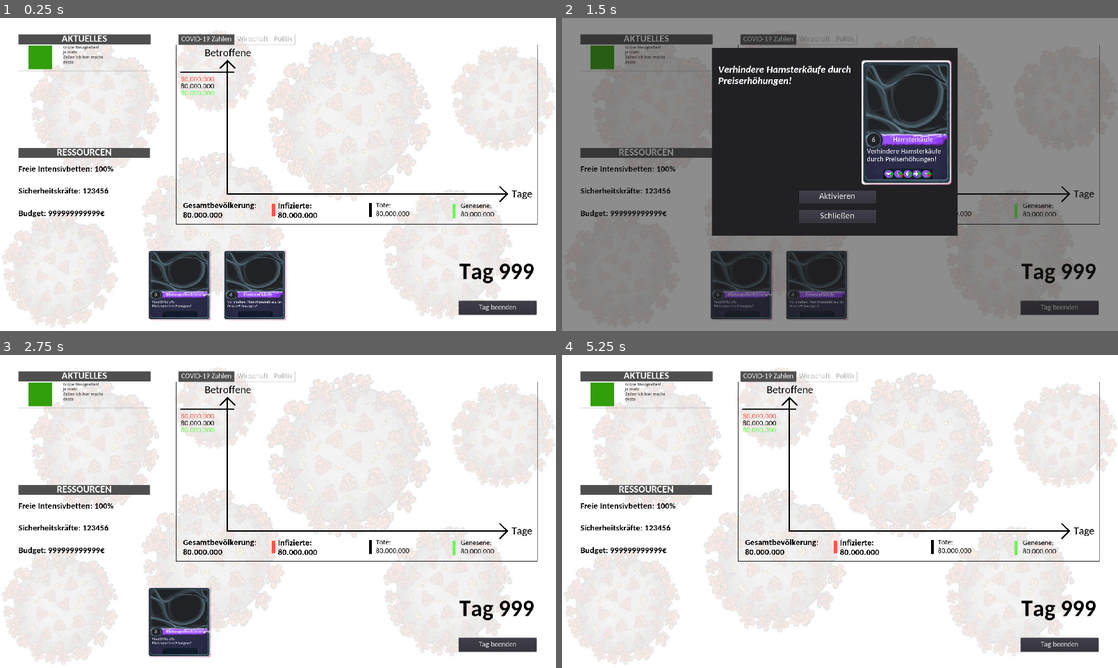
Above: before the commit, frames 1-4 (two rows, left to right).
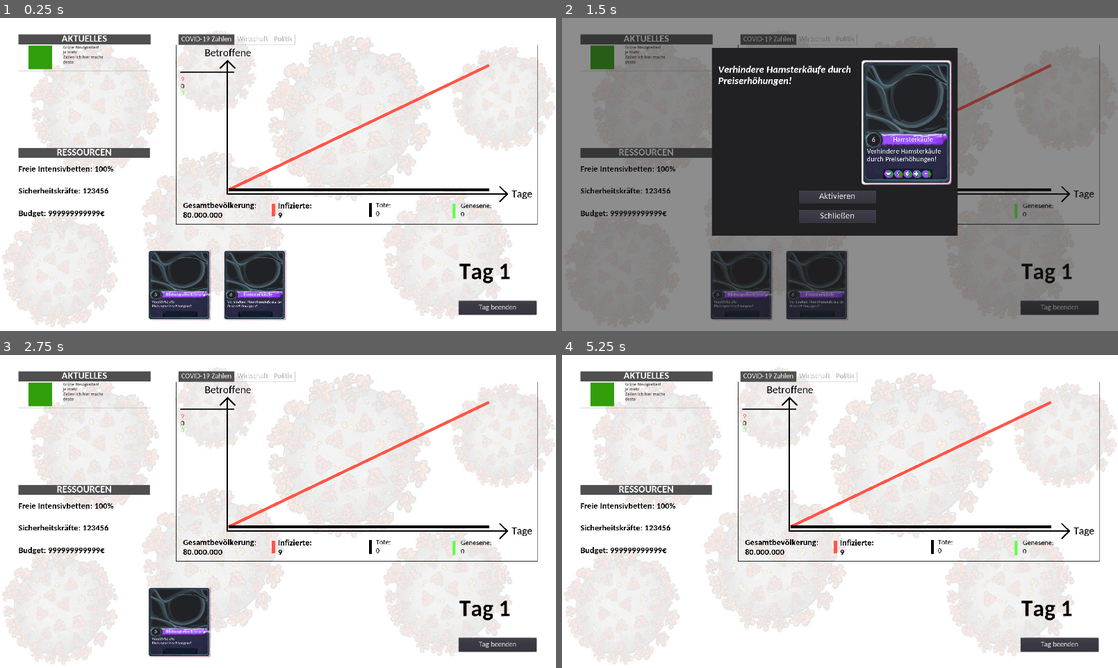
Above: after the commit, the same moments.

Repository: Cards-against-Corona/Cards-against-Corona
Game: Godot game, scene res://Scenes and Scripts/View/Game.tscn
Two runs of this game, one before a commit and one after it. Both use one fixed random seed, a clock stepped at 60 frames per second and the inputs below. Before the commit the project starts from res://Scenes and Scripts/Game.tscn.
Inputs:
- Up to frame 1 (0.25 s): no input
- Up to frame 2 (1.5 s): click "Bildungseinrichtungen" at 0.5 s; click "Hamsterkäufe" at 1.25 s
- Up to frame 3 (2.75 s): click "Aktivieren" at 2 s
- Up to frame 4 (5.25 s): click "Bildungseinrichtungen" at 2.75 s; click "Schließen" at 3.5 s; click "Bildungseinrichtungen" at 4.25 s; click "Aktivieren" at 5 s

The runs differ from the first frame. In frame 1, 1.4% of the frame differs, in the area x 32-96%, y 14-84%; in frame 2, 0.5%; in frame 3, 1.4%; in frame 4, 1.4%.
Error before the commit: Parse Error: The identifier "card" isn't declared in the current scope. (res://Scenes)

Commit message:
Split into MVC

Diff:
--- a/Scenes and Scripts/Logic.gd
+++ b/Scenes and Scripts/Controller/Logic.gd
@@ -89,7 +89,7 @@
 	#daily costs currently not implemented
 
 func registerEvent(event):
-	handleCostsOrConsequences(card)
+	handleCostsOrConsequences(event)
 
 func handleCostsOrConsequences(obj):
 	if obj.Bettenkosten != "0" and criticalCareBeds > 0:
--- a/Scenes and Scripts/EineKarte.tscn
+++ b/Scenes and Scripts/View/EineKarte.tscn
@@ -3,7 +3,7 @@
 [ext_resource path="res://Assets/Ergebnisse/card_title.png" type="Texture" id=1]
 [ext_resource path="res://Assets/Fonts/Carlito-Bold.ttf" type="DynamicFontData" id=2]
 [ext_resource path="res://Assets/Fonts/Carlito-Italic.ttf" type="DynamicFontData" id=3]
-[ext_resource path="res://Scenes and Scripts/EineKarte.gd" type="Script" id=4]
+[ext_resource path="res://Scenes and Scripts/View/EineKarte.gd" type="Script" id=4]
 
 [sub_resource type="DynamicFont" id=1]
 size = 20
--- a/Scenes and Scripts/Game.gd
+++ b/Scenes and Scripts/View/Game.gd
@@ -27,7 +27,7 @@
 # Anzahl der Gesunden
 var wirk_Gesunde = 0
 
-var logic = load("res://Scenes and Scripts/Logic.gd").new()
+var logic = load("res://Scenes and Scripts/Controller/Logic.gd").new()
 
 var card
 
--- a/Scenes and Scripts/Game.tscn
+++ b/Scenes and Scripts/View/Game.tscn
@@ -1,12 +1,12 @@
 [gd_scene load_steps=21 format=2]
 
-[ext_resource path="res://Scenes and Scripts/Karten.tscn" type="PackedScene" id=1]
+[ext_resource path="res://Scenes and Scripts/View/Karten.tscn" type="PackedScene" id=1]
 [ext_resource path="res://Assets/Background_Viren.jpg" type="Texture" id=2]
 [ext_resource path="res://Assets/Green.png" type="Texture" id=3]
 [ext_resource path="res://cards_corona_bg_music_loop.wav" type="AudioStream" id=4]
 [ext_resource path="res://Assets/Fonts/Carlito-Bold.ttf" type="DynamicFontData" id=6]
 [ext_resource path="res://Assets/Fonts/Carlito-Regular.ttf" type="DynamicFontData" id=7]
-[ext_resource path="res://Scenes and Scripts/Game.gd" type="Script" id=8]
+[ext_resource path="res://Scenes and Scripts/View/Game.gd" type="Script" id=8]
 
 [sub_resource type="DynamicFont" id=1]
 size = 25
--- a/Scenes and Scripts/Karten.gd
+++ b/Scenes and Scripts/View/Karten.gd
@@ -13,7 +13,7 @@
 var Instanz
 
 
-var Karte = preload("res://Scenes and Scripts/EineKarte.tscn")
+var Karte = preload("res://Scenes and Scripts/View/EineKarte.tscn")
 
 # Called when the node enters the scene tree for the first time.
 func _ready():
--- a/Scenes and Scripts/Karten.tscn
+++ b/Scenes and Scripts/View/Karten.tscn
@@ -3,7 +3,7 @@
 [ext_resource path="res://Assets/Ergebnisse/card_title.png" type="Texture" id=1]
 [ext_resource path="res://Assets/Fonts/Carlito-Regular.ttf" type="DynamicFontData" id=2]
 [ext_resource path="res://Assets/Fonts/Carlito-BoldItalic.ttf" type="DynamicFontData" id=3]
-[ext_resource path="res://Scenes and Scripts/Karten.gd" type="Script" id=4]
+[ext_resource path="res://Scenes and Scripts/View/Karten.gd" type="Script" id=4]
 [ext_resource path="res://Assets/Ergebnisse/wirtschaft_status.png" type="Texture" id=5]
 [ext_resource path="res://Assets/Ergebnisse/Zufriedenheit_status.png" type="Texture" id=6]
 [ext_resource path="res://Assets/Leichtgrau.png" type="Texture" id=7]
--- a/project.godot
+++ b/project.godot
@@ -12,7 +12,7 @@
 "base": "Node",
 "class": "Logic",
 "language": "GDScript",
-"path": "res://Scenes and Scripts/Logic.gd"
+"path": "res://Scenes and Scripts/Controller/Logic.gd"
 } ]
 _global_script_class_icons={
 "Logic": ""
@@ -21,7 +21,7 @@
 [application]
 
 config/name="Cards against Corona"
-run/main_scene="res://Scenes and Scripts/Game.tscn"
+run/main_scene="res://Scenes and Scripts/View/Game.tscn"
 config/icon="res://icon.png"
 
 [display]
Renamed: Scenes and Scripts/EineKarte.gd -> Scenes and Scripts/View/EineKarte.gd
